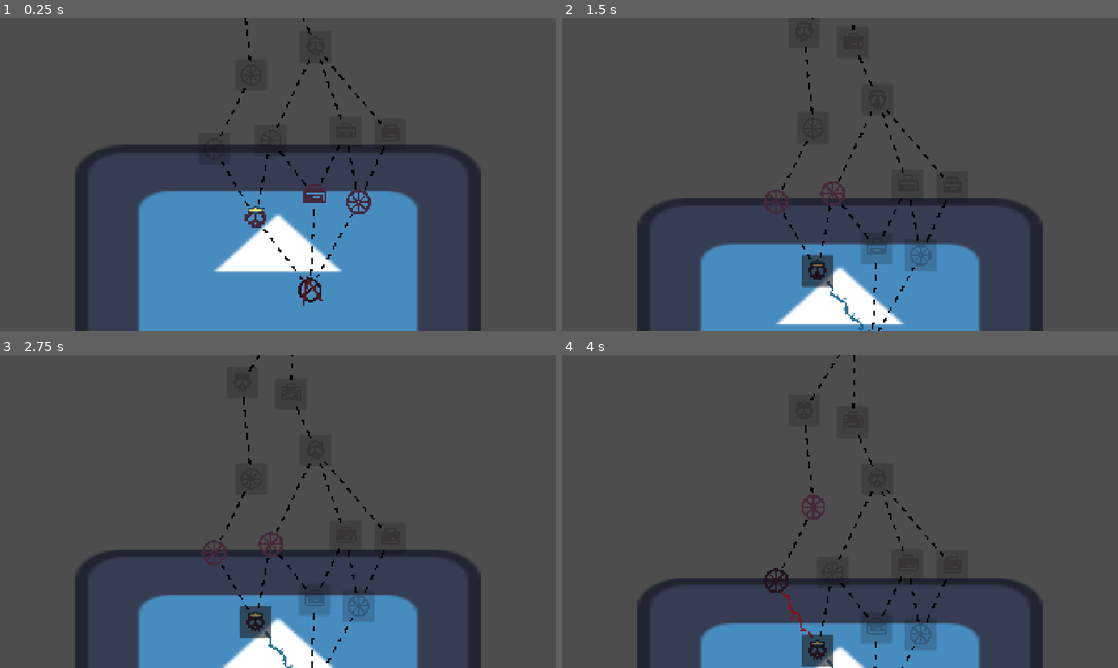
Above: before the commit, frames 1-4 (two rows, left to right).
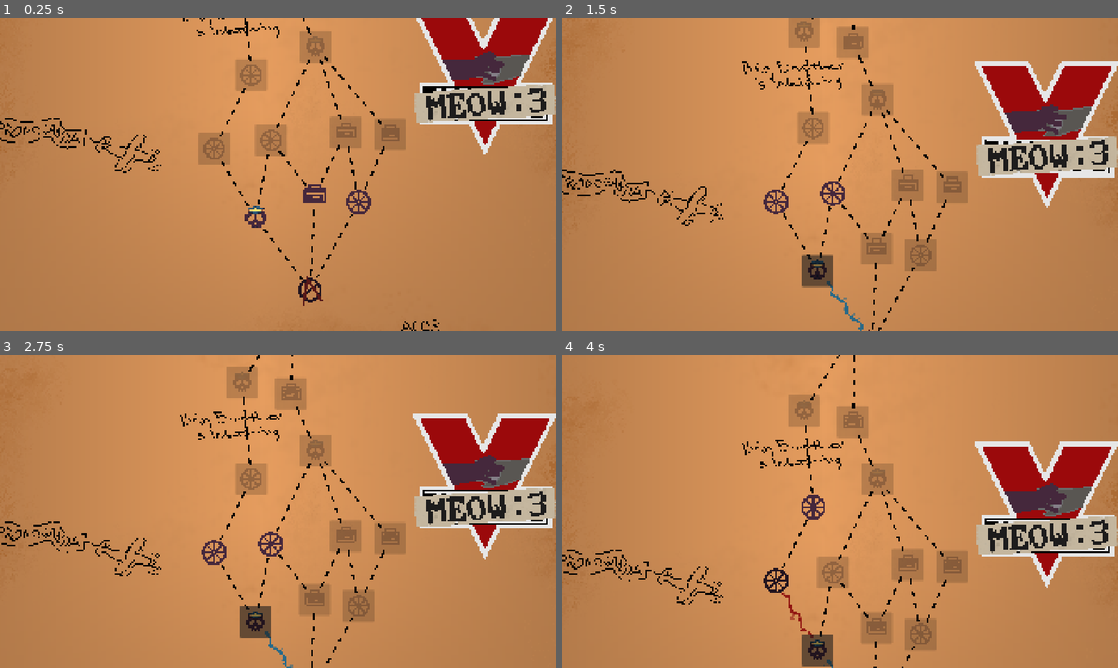
Above: after the commit, the same moments.

Repository: Winter-Aria/SouperSerious
Game: Godot game, scene res://map_screen.tscn
Same seed, same stepped clock (60 frames per second), same inputs: the game is played once before the commit and once after it. This scene is started directly instead of the project's main scene. The engine's default icon, where the game draws it, is replaced by a stand-in: a white triangle on a blue panel in a dark square.
Inputs (mouse positions are in pixels of both pictures, inside the frame that each line leads up to):
- Up to frame 1 (0.25 s): no input
- Up to frame 2 (1.5 s): click (873, 315) at 0.5 s; click (817, 255) at 1.27 s
- Up to frame 3 (2.75 s): click (255, 621) at 2.02 s
- Up to frame 4 (4 s): click (778, 552) at 2.77 s; click (817, 649) at 3.52 s

The runs differ from the first frame. In frame 1, 98% of the frame differs, in the area x 0-100%, y 0-100%; in frame 2, 99%; in frame 3, 99%; in frame 4, 99%.

Commit message:
added map background

Diff:
--- a/souper-serious-game-jam/map_screen.tscn
+++ b/souper-serious-game-jam/map_screen.tscn
@@ -1,18 +1,14 @@
 [gd_scene format=3 uid="uid://d36sk75ua45gs"]
 
 [ext_resource type="Script" uid="uid://gjmwm8n1nvex" path="res://Scripts/map_screen.gd" id="1_tkw7f"]
-[ext_resource type="Texture2D" uid="uid://cgvyh40mydgh2" path="res://icon.svg" id="1_tmbxf"]
 [ext_resource type="PackedScene" uid="uid://cymt85imc0mp0" path="res://map_node_button.tscn" id="2_wcttb"]
 [ext_resource type="Script" uid="uid://bg3utsm30q026" path="res://path_lines.gd" id="4_vmmbu"]
 [ext_resource type="Script" uid="uid://boic3mrdov2g4" path="res://map_camera.gd" id="5_pc8n1"]
+[ext_resource type="Texture2D" uid="uid://o03akv7r11k4" path="res://Art/MapBackground/MapBackground.png" id="6_w4cr0"]
 
 [node name="MapScreen" type="Node2D" unique_id=7276114]
 script = ExtResource("1_tkw7f")
 MapButton = ExtResource("2_wcttb")
-
-[node name="Background" type="Sprite2D" parent="." unique_id=931885819]
-scale = Vector2(15.625, 9.437501)
-texture = ExtResource("1_tmbxf")
 
 [node name="PathLines" type="Node2D" parent="." unique_id=952606393]
 scale = Vector2(2.4393706, 2.441481)
@@ -23,3 +19,10 @@
 
 [node name="MapCamera" type="Camera2D" parent="." unique_id=651328710]
 script = ExtResource("5_pc8n1")
+
+[node name="Background" type="Sprite2D" parent="." unique_id=1641573354]
+z_index = -4
+texture_filter = 1
+position = Vector2(1.3552527e-20, -3555)
+scale = Vector2(5.859863, 5.859863)
+texture = ExtResource("6_w4cr0")
Binary file added: souper-serious-game-jam/Art/MapBackground/MapBackground.png
Not shown, added: souper-serious-game-jam/Art/MapBackground/MapBackground.png.import
Not shown, added: souper-serious-game-jam/Art/SpinnerWheel/wheel_spinny.png.import
